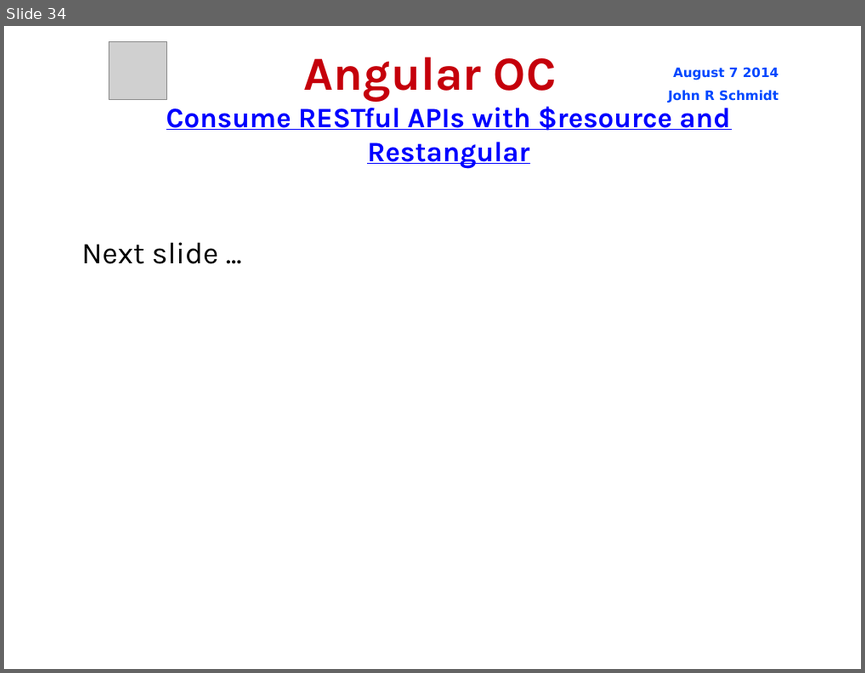
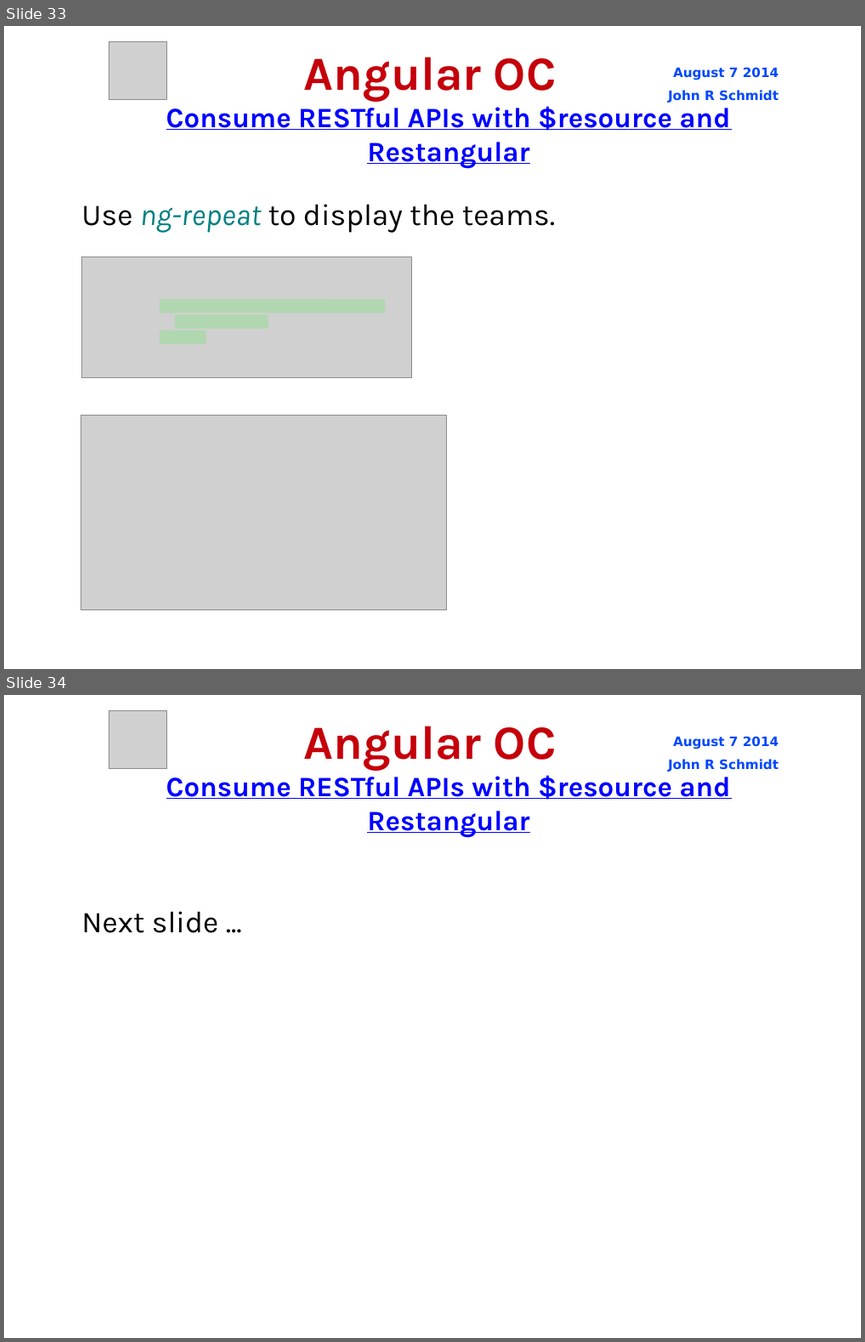
Before and after one commit to jrschmidt/fifa-angular-rest-demo, a slide deck: fifa.odp. Shown one above the other, each under a label of ours: slide 34 before the commit, slides 33 and 34 after it. The pictures are 865x673 and 865x1342 pixels, drawn with LibreOffice and Linux fonts; fonts in the diff are those of the drawing; grey boxes stand for pictures; background and template pictures are left out. Boxes give left, top, right and bottom in pixels: in the first picture for what was removed or moved away, otherwise in the second. Text is boxed around its words. In the diff, an @@ line names an element or a change of style, - is before the commit and + after.

Commit message:
display list of teams with ng-repeat

```diff
--- a/fifa.odp
+++ b/fifa.odp
@@ slide 33 added at (4, 26, 861, 669), background picture (left out) @@
@@ picture added at (109, 41, 167, 99) @@
@@ title added at (304, 57, 556, 102), 44 pt, text #C5000B, bold @@
+Angular OC
@@ text added at (668, 67, 778, 102), 12 pt, text #0047FF, bold @@
+August 7 2014
+John R Schmidt
@@ text added at (166, 102, 730, 168), 26 pt, text #0000FF, bold, underline @@
+Consume RESTful APIs with $resource and Restangular
@@ subtitle added at (81, 204, 555, 233), 28 pt, text #000000 @@
+Use ng-repeat to display the teams.
@@ picture added at (81, 257, 412, 377) @@
@@ line added from (160, 306) to (385, 306), #00FF00 12.95 pt @@
@@ line added from (175, 322) to (268, 322), #00FF00 12.95 pt @@
@@ line added from (160, 337) to (206, 337), #00FF00 12.95 pt @@
@@ picture added at (81, 414, 446, 609) @@
```
Also in this commit, not shown: 1 slide changed, 3 other files.
